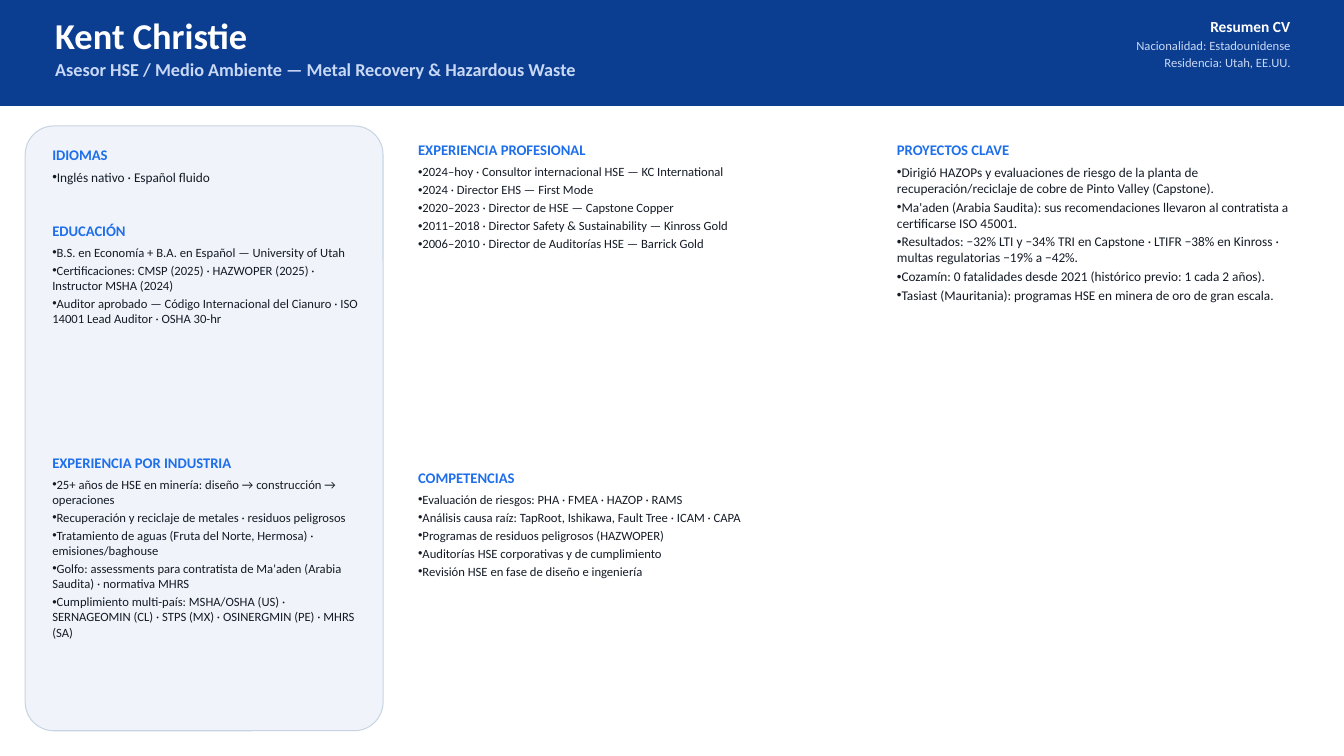
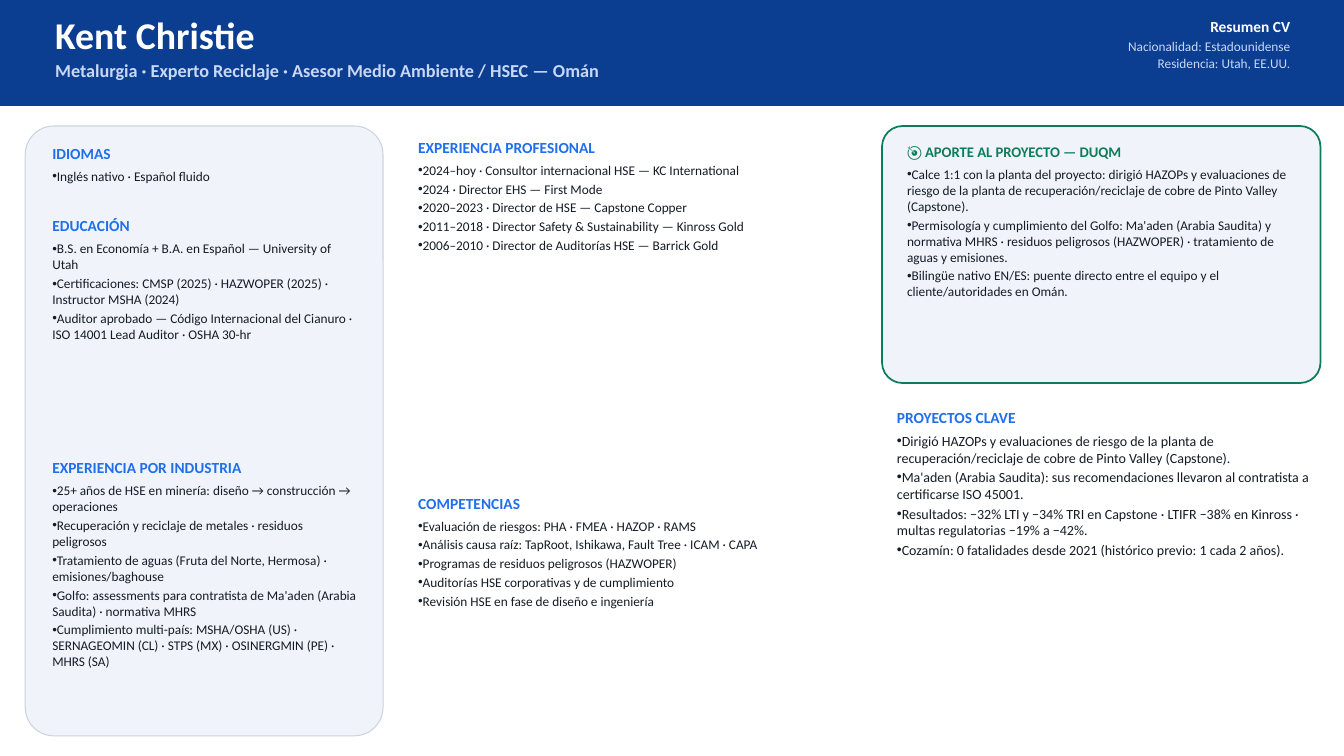
Before and after one commit to jjuri-socialmining/_DemoCustomerOps, a slide deck: slide 6 of web/og-b0d2f7a3-files/Sigma-Digital-Twins-Equipo-Duqm-ES.pptx. Drawn at 1344x756 pixels with LibreOffice and Linux fonts; fonts in the diff are those of the drawing. Boxes give left, top, right and bottom in pixels: in the first picture for what was removed or moved away, otherwise in the second. Text is boxed around its words. In the diff, an @@ line names an element or a change of style, - is before the commit and + after.

```diff
--- a/web/og-b0d2f7a3-files/Sigma-Digital-Twins-Equipo-Duqm-ES.pptx
+++ b/web/og-b0d2f7a3-files/Sigma-Digital-Twins-Equipo-Duqm-ES.pptx
@@ text at bbox=[55, 22, 255, 50]: size 26 to 27 pt in "Kent Christie" @@
@@ text at bbox=[1128, 41, 1290, 70]: size 9 to 9.5 pt in "Nacionalidad: Estadounidense", "Residencia: Utah, EE.UU." @@
@@ text at bbox=[55, 64, 599, 80]: text changed @@
-Asesor HSE / Medio Ambiente — Metal Recovery & Hazardous Waste
+Metalurgia · Experto Reciclaje · Asesor Medio Ambiente / HSEC — Omán
@@ rounded rectangle: place and size @@
-rounded rectangle at bbox=[25, 126, 383, 731]
+rounded rectangle at bbox=[25, 126, 383, 736]
@@ text at bbox=[52, 149, 110, 159]: size 10.5 to 11 pt in "IDIOMAS" @@
@@ text "EXPERIENCIA PROFESIONAL" at bbox=[418, 143, 743, 250]: size 10.5 to 11 pt in "EXPERIENCIA PROFESIONAL"; size 9 to 9.5 pt @@
@@ rounded rectangle added at bbox=[882, 126, 1321, 383], fill #F0F4FA, outline #0E7C5A 1.25 pt @@
@@ text added at bbox=[907, 147, 1287, 297], 9.5 pt, text #141B26 @@
+🎯 APORTE AL PROYECTO — DUQM
+• Calce 1:1 con la planta del proyecto: dirigió HAZOPs y evaluaciones de riesgo de la planta de recuperación/reciclaje de cobre de Pinto Valley (Capstone).
+• Permisología y cumplimiento del Golfo: Ma'aden (Arabia Saudita) y normativa MHRS · residuos peligrosos (HAZWOPER) · tratamiento de aguas y emisiones.
+• Bilingüe nativo EN/ES: puente directo entre el equipo y el cliente/autoridades en Omán.
@@ text "EDUCACIÓN" at bbox=[52, 218, 346, 339]: size 10.5 to 11 pt in "EDUCACIÓN"; size 9 to 9.5 pt @@
@@ text at bbox=[897, 290, 1273, 303]: paragraph removed @@
-• Tasiast (Mauritania): programas HSE en minera de oro de gran escala.
@@ text "PROYECTOS CLAVE": place and size @@
-text "PROYECTOS CLAVE" at bbox=[897, 145, 1288, 303]
+text "PROYECTOS CLAVE" at bbox=[897, 413, 1309, 558]
@@ text "PROYECTOS CLAVE" at bbox=[897, 413, 1309, 558]: size 10.5 to 11 pt in "PROYECTOS CLAVE"; size 9.5 to 10 pt @@
@@ text "EXPERIENCIA POR INDUSTRIA" at bbox=[52, 463, 356, 668]: size 10.5 to 11 pt in "EXPERIENCIA POR INDUSTRIA"; size 9 to 9.5 pt @@
@@ text "COMPETENCIAS": place and size @@
-text "COMPETENCIAS" at bbox=[418, 473, 741, 578]
+text "COMPETENCIAS" at bbox=[418, 499, 757, 609]
@@ text "COMPETENCIAS" at bbox=[418, 499, 757, 609]: size 10.5 to 11 pt in "COMPETENCIAS"; size 9 to 9.5 pt @@
```
Also in this commit, not shown: 9 other slides changed, 1 slide added, 2 other files.
